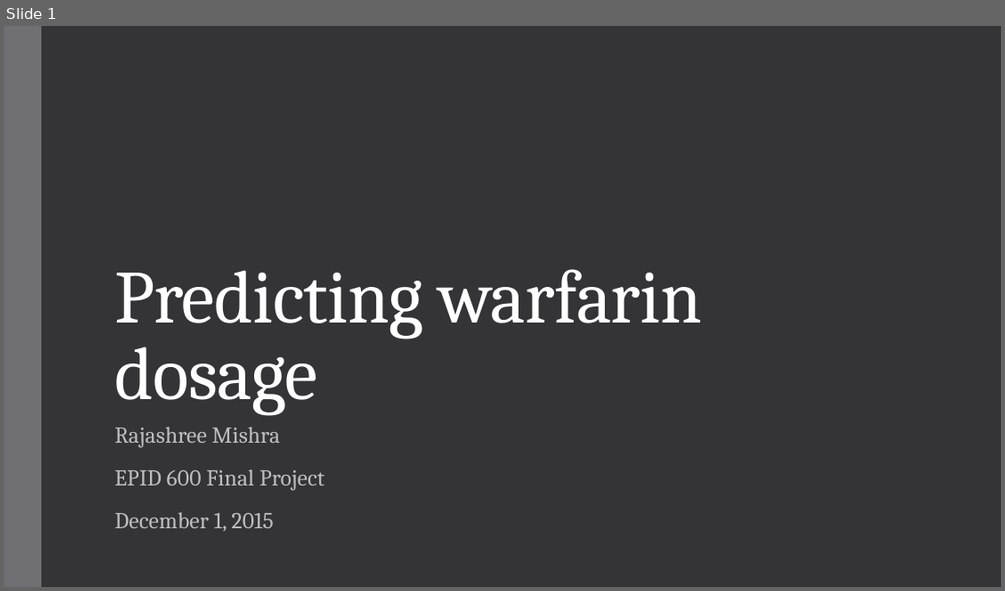
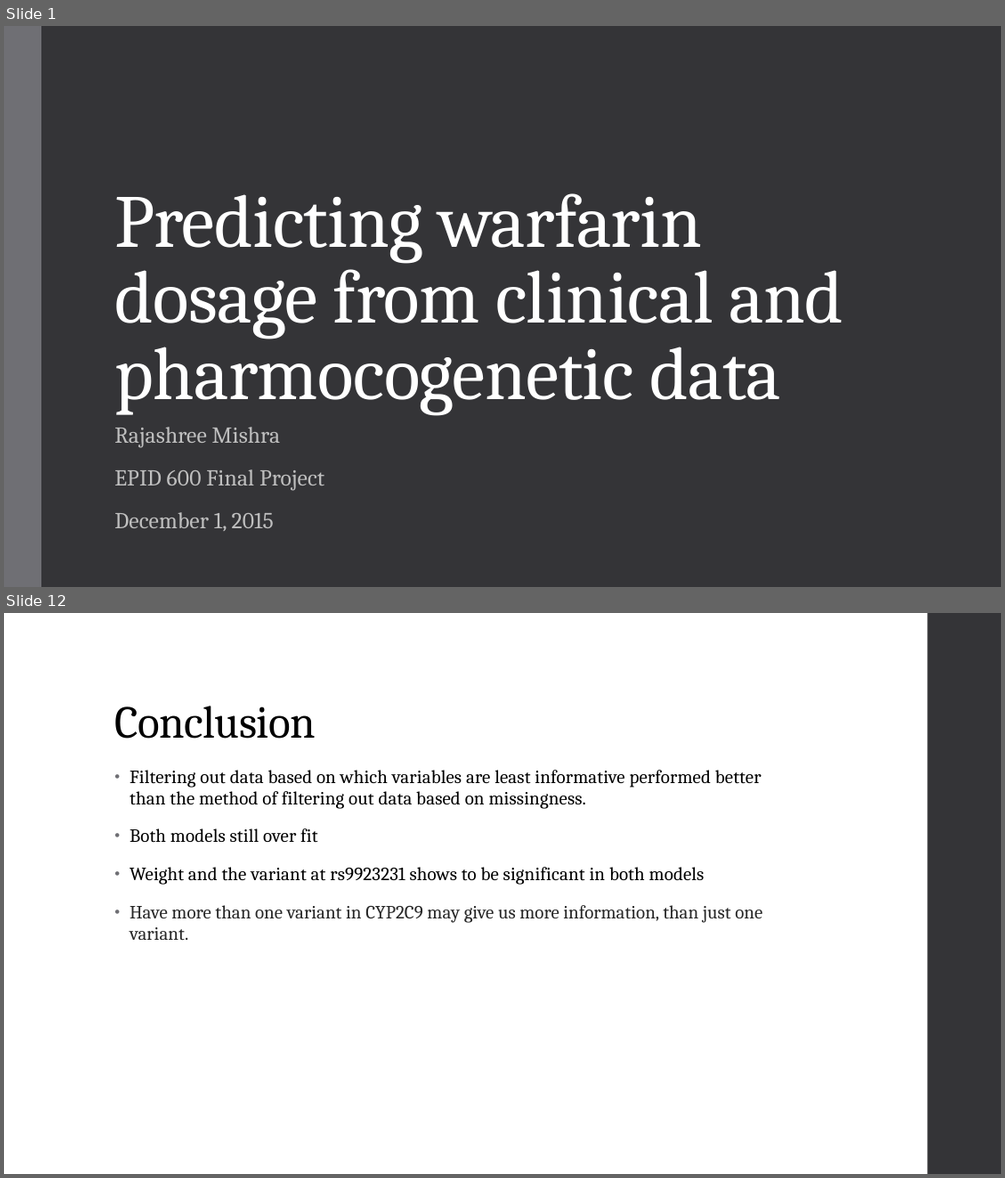
Before and after one commit to misraj/pharmgkb_project, a slide deck: EPID600_mishra.pptx. Shown one above the other, each under a label of ours: slide 1 before the commit, slides 1 and 12 after it; the slides between them are not shown. The pictures are 1005x591 and 1005x1178 pixels, drawn with LibreOffice and Linux fonts; fonts in the diff are those of the drawing. Boxes give left, top, right and bottom in pixels: in the first picture for what was removed or moved away, otherwise in the second. Text is boxed around its words. In the diff, an @@ line names an element or a change of style, - is before the commit and + after.

```diff
--- a/EPID600_mishra.pptx
+++ b/EPID600_mishra.pptx
@@ slide 12 added at bbox=[4, 613, 1001, 1174], background #FFFFFF @@
@@ rectangle added at bbox=[928, 613, 1001, 1174], fill #353537 @@
@@ title added at bbox=[114, 706, 316, 738], 44 pt, text #000000 @@
+Conclusion
@@ text added at bbox=[129, 770, 762, 940], 18 pt, text #000000 @@
+• Filtering out data based on which variables are least informative performed better than the method of filtering out data based on missingness.
+• Both models still over fit
+• Weight and the variant at rs9923231 shows to be significant in both models
+  • Have more than one variant in CYP2C9 may give us more information, than just one variant.
@@ slide 1 changed as well @@
@@ title at bbox=[114, 193, 844, 415]: text changed @@
-Predicting warfarin dosage
+Predicting warfarin dosage from clinical and pharmocogenetic data
```
Also in this commit, not shown: 1 other slide changed, 11 other slides added, 3 slides removed.
